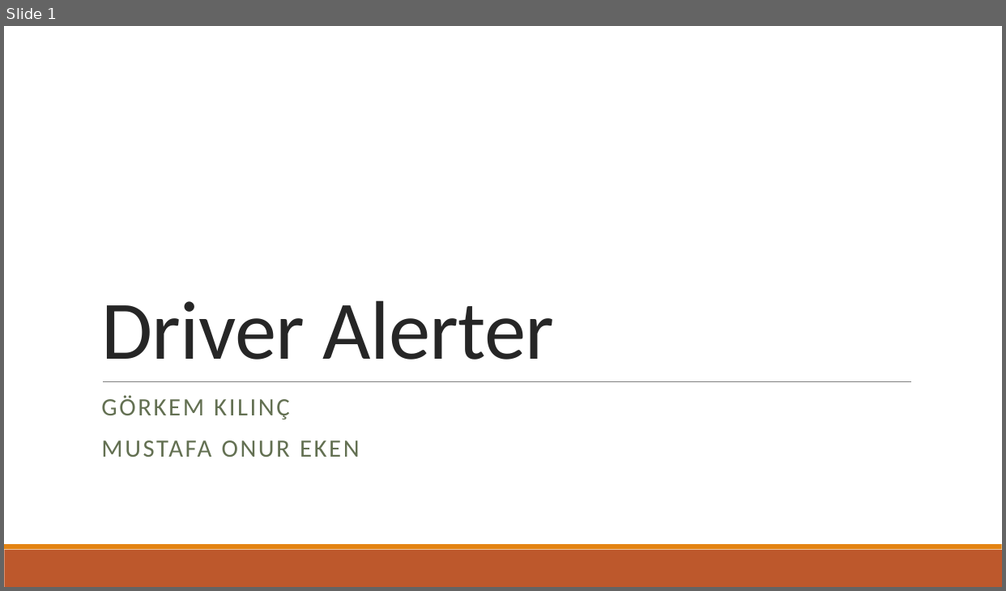
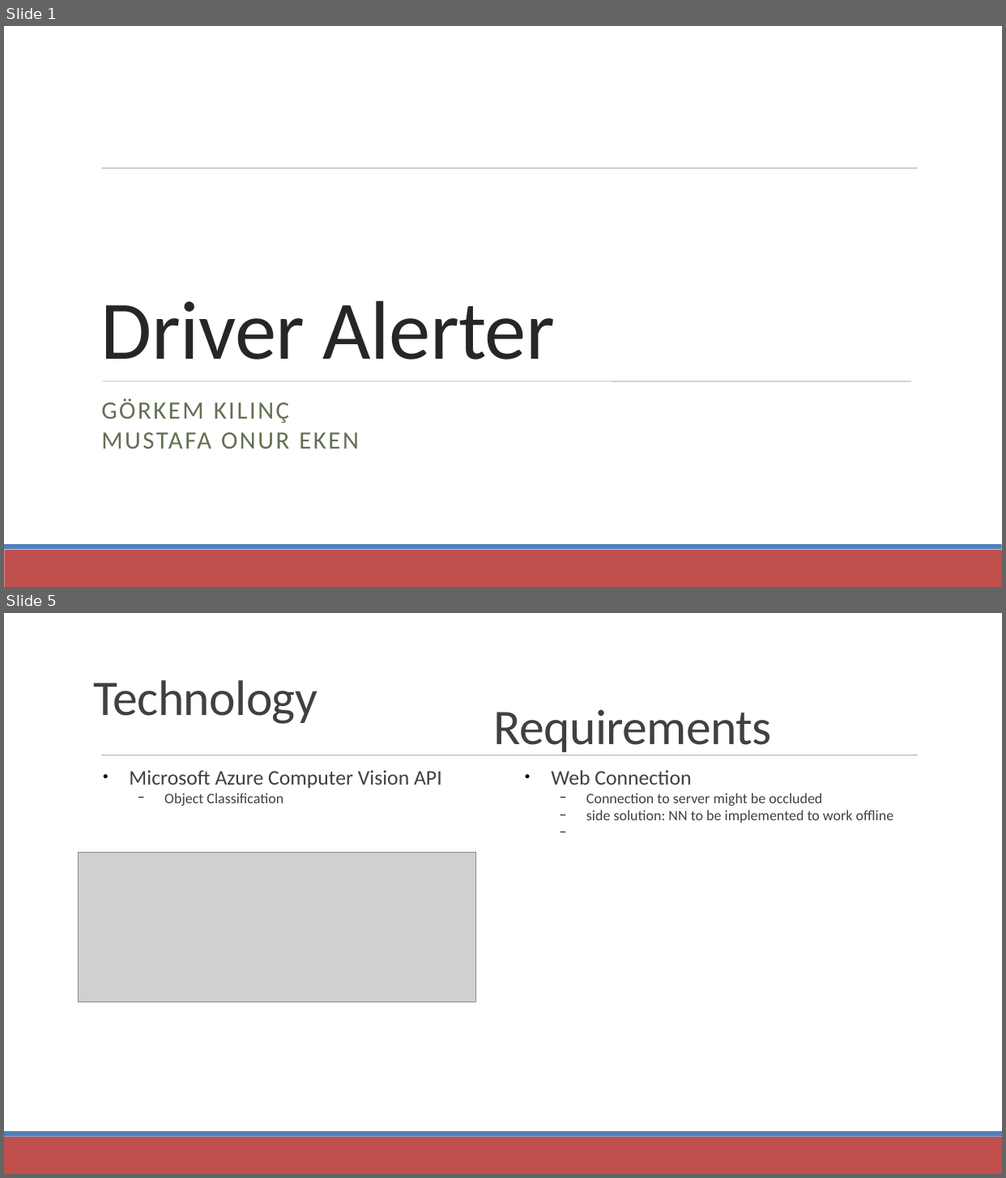
Before and after one commit to grkem1/InnovationHack, a slide deck: presentation.pptx. Shown one above the other, each under a label of ours: slide 1 before the commit, slides 1 and 5 after it; the slides between them are not shown. The pictures are 1006x591 and 1006x1178 pixels, drawn with LibreOffice and Linux fonts; fonts in the diff are those of the drawing; grey boxes stand for pictures. Boxes give left, top, right and bottom in pixels: in the first picture for what was removed or moved away, otherwise in the second. Text is boxed around its words. In the diff, an @@ line names an element or a change of style, - is before the commit and + after.

```diff
--- a/presentation.pptx
+++ b/presentation.pptx
@@ slide 5 added at (4, 613, 1002, 1174), background #FFFFFF; not listed: 3 template elements that a slide beside it also shows @@
@@ text added at (94, 680, 317, 724), 48 pt, text #404040 @@
+Technology
@@ text added at (494, 709, 772, 756), 48 pt, text #404040 @@
+Requirements
@@ text added at (129, 770, 442, 806), 20 pt, text #404040 @@
+● Microsoft Azure Computer Vision API
+  − Object Classification
@@ text added at (551, 770, 894, 823), 14 pt, text #404040 @@
+● Web Connection
+  − Connection to server might be occluded
+  − side solution: NN to be implemented to work offline
@@ picture added at (78, 853, 475, 1003) @@
@@ slide 1 changed as well @@
@@ line added from (102, 169) to (918, 169), #808080 0.51 pt @@
@@ line (103, 382) - (911, 382): stroke #808080 0.5 pt to #808080 0.51 pt @@
@@ text "GÖRKEM KILINÇ" at (101, 399, 359, 449): line spacing 0.9 to 1; less space between paragraphs @@
@@ rectangle at (4, 550, 1002, 587): fill #BD582C to #C0504D @@
@@ rectangle at (4, 544, 1002, 550): fill #E48312 to #4F81BD @@
```
Also in this commit, not shown: 1 other slide changed, 4 other slides added, 1 slide removed, 1 other file.
